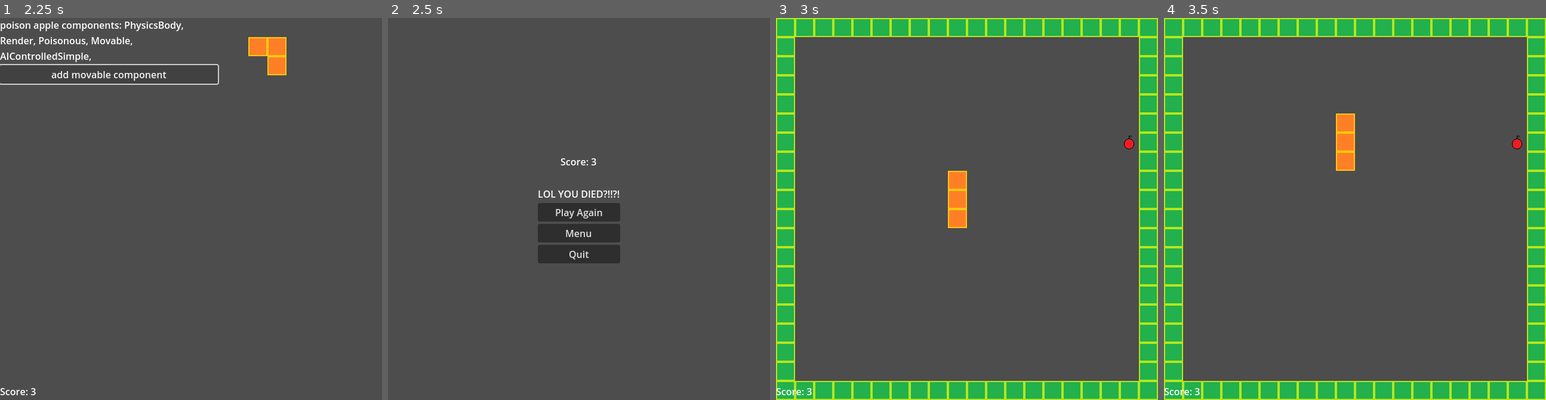
Above: before the commit, frames 1-4 (left to right).
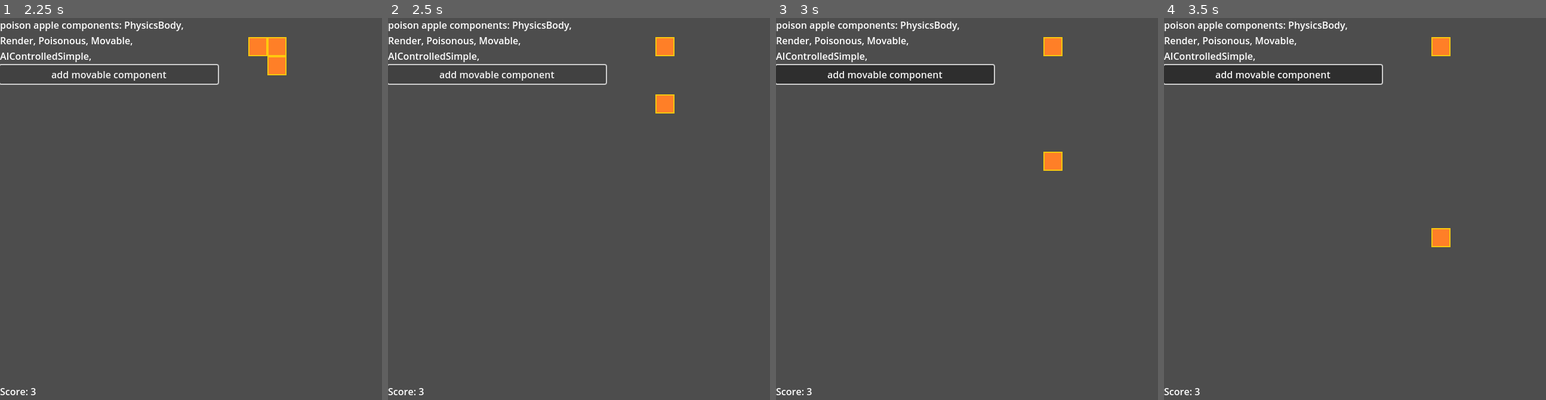
Above: after the commit, the same moments.

Repository: sethbabauta/snake-run
Game: Godot game, scene res://Scenes/demo.tscn
Same seed, same stepped clock (60 frames per second), same inputs: the game is played once before the commit and once after it. This scene is started directly instead of the project's main scene.
Inputs (mouse positions are in pixels of both pictures, inside the frame that each line leads up to):
- Up to frame 1 (2.25 s): click "add movable component" at 0.5 s; hold D (turn_right) 1.28-2.03 s; hold S (turn_down) from 2.03 s (still down)
- Up to frame 2 (2.5 s): keep holding S (turn_down)
- Up to frame 3 (3 s): release S (turn_down) at 2.75 s; click (967, 212) at 2.75 s, where only the run before the commit has a clickable "Play Again"
- Up to frame 4 (3.5 s): no input

Frame 1 is identical in both runs. In frame 2, 5.5% of the frame differs, in the area x 0-75%, y 0-99%; in frame 3, 24%, in the area x 0-100%, y 0-100%; in frame 4, 24%.

Commit message:
eat rework
poison still instakills

Diff:
--- a/Scripts/adventure.gd
+++ b/Scripts/adventure.gd
@@ -11,7 +11,7 @@
 	main_node._spawn_start_barriers()
 
 	await get_tree().create_timer(0.1).timeout
-	main_node.spawn_apple()
+	main_node.spawn_and_place_object("Apple")
 
 
 func end_game() -> void:
--- a/Scripts/classic.gd
+++ b/Scripts/classic.gd
@@ -11,7 +11,7 @@
 	main_node._spawn_start_barriers()
 
 	await get_tree().create_timer(0.1).timeout
-	main_node.spawn_apple()
+	main_node.spawn_and_place_object("Apple")
 
 
 func end_game() -> void:
--- a/Scripts/components.gd
+++ b/Scripts/components.gd
@@ -2,6 +2,8 @@
 
 
 class AIControlledSimple extends Component:
+
+
 	func fire_event(event: Event) -> Event:
 		if event.id == "MoveForward":
 			self._ponder_direction_change(event)
@@ -26,10 +28,26 @@
 		self.game_object.queue_after_effect(self.game_object, new_event, event)
 
 
+class DeathSpawner extends Component:
+	var name_of_object: String
+
+
+	func fire_event(event: Event) -> Event:
+		if event.id == "KillSelf":
+			self._spawn_object()
+
+		return event
+
+
+	func _spawn_object() -> void:
+		self.game_object.main_node.spawn_and_place_object(name_of_object)
+
+
 class Movable extends Component:
 	const VALID_DIRECTIONS: Array = ["N", "S", "E", "W"]
 	var speed: int = 0
 	var direction: String = "N"
+
 
 	func _init(name: String, game_object: GameObject = null) -> void:
 		super(name, game_object)
@@ -83,23 +101,20 @@
 
 class Nutritious extends Component:
 
+
 	func fire_event(event: Event) -> Event:
 		if event.id == "Eat":
-			self._eat_nutritious(event)
-
-		return event
-
-
-	func _eat_nutritious(event: Event) -> void:
-		ScoreKeeper.add_to_score(1)
+			self._feed_nutrition(event)
+
+		return event
+
+
+	func _feed_nutrition(event: Event) -> void:
 		var eater: GameEngine.GameObject = event.parameters.get("eater")
 		if eater:
 			var new_event:= Event.new("Grow", {"amount": 1})
 			eater.fire_event(new_event)
 
-		self.game_object.main_node.spawn_apple()
-		self.game_object.delete_self()
-
 
 class PhysicsBody extends Component:
 	var physics_body_scene: PackedScene = load(Settings.PHYSICS_OBJECT_PATH)
@@ -114,8 +129,12 @@
 	func fire_event(event: Event) -> Event:
 		if event.id == "MovedForward":
 			self._check_eat()
-		if event.id == "Grow":
-			self._grow()
+		if event.id == "Eat":
+			self._get_eaten(event)
+		if event.id == "KillSelf":
+			self._kill_self()
+		if event.id == "IngestPoison":
+			self._ingest_poison(event)
 
 		return event
 
@@ -135,12 +154,23 @@
 				area.game_object.fire_event(new_event)
 
 
-	func _grow() -> void:
-		self.game_object.main_node.spawn_player_body(self.game_object, Vector2.ZERO)
+	func _get_eaten(event: Event) -> void:
+		var kill_self_event:= Event.new("KillSelf")
+		self.game_object.queue_after_effect(self.game_object, kill_self_event, event)
+
+
+	func _ingest_poison(event: Event):
+		var kill_self_event:= Event.new("KillSelf")
+		self.game_object.queue_after_effect(self.game_object, kill_self_event, event)
+
+
+	func _kill_self() -> void:
+		self.game_object.delete_self()
 
 
 class PlayerControlled extends Component:
 	var last_direction_moved: String = "0"
+
 
 	func _init(name: String, game_object: GameObject = null) -> void:
 		super(name, game_object)
@@ -154,6 +184,12 @@
 			self._change_direction(event)
 		if event.id == "MovedForward":
 			self._save_direction(event)
+		if event.id == "Grow":
+			self._grow_score()
+		if event.id == "KillSelf":
+			self._queue_death(event)
+		if event.id == "Die":
+			self._end_game()
 
 		return event
 
@@ -179,11 +215,18 @@
 			event.parameters["direction"] = "0"
 
 
+	func _end_game() -> void:
+		self.game_object.main_node.gamemode_node.end_game()
+
+
+	func _grow_score() -> void:
+		ScoreKeeper.add_to_score(1)
+
+
 	func _is_opposite_direction(
 			current_direction: String,
 			new_direction: String,
 	) -> bool:
-
 		if current_direction == "N" and new_direction == "S":
 			return true
 		if current_direction == "S" and new_direction == "N":
@@ -195,17 +238,34 @@
 		return false
 
 
+	func _queue_death(event: Event) -> void:
+		var die_event:= Event.new("Die")
+		self.game_object.queue_after_effect(self.game_object, die_event, event)
+
+
 	func _save_direction(event: Event) -> void:
 		self.last_direction_moved = event.parameters.get("direction")
 
 
 class Poisonous extends Component:
+	var poison_level: int = 1000
+
 
 	func fire_event(event: Event) -> Event:
 		if event.id == "Eat":
-			self.game_object.main_node.gamemode_node.end_game()
-
-		return event
+			self._send_poison(event)
+
+		return event
+
+
+	func _send_poison(event: Event) -> void:
+		var eater: GameEngine.GameObject = event.parameters.get("eater")
+		if eater:
+			var new_event:= Event.new(
+					"IngestPoison",
+					{"poison_level": poison_level},
+			)
+			eater.fire_event(new_event)
 
 
 class Render extends Component:
@@ -213,6 +273,7 @@
 	var sprite_node: Sprite2D
 	var z_idx: int
 
+
 	func fire_event(event: Event) -> Event:
 		if event.id == "SetPosition":
 			self.game_object.physics_body.global_position = (
@@ -233,11 +294,16 @@
 	var prev_body: GameObject = null
 	var prev_location: Vector2
 
+
 	func fire_event(event: Event) -> Event:
 		if event.id == "FollowNextBody":
 			self._follow_next_body(event)
 		if event.id == "MoveForward":
 			self._move_forward(event)
+		if event.id == "Grow":
+			self._grow()
+		if event.id == "KillSelf":
+			self._disconnect_bodies()
 
 		return event
 
@@ -258,7 +324,17 @@
 			return self.game_object
 
 		var prev_snake_body: SnakeBody = self.prev_body.components.get("SnakeBody")
+
 		return prev_snake_body.get_tail_game_object()
+
+
+	func _disconnect_bodies() -> void:
+		if self.next_body:
+			var next_body_snakebody: SnakeBody = self.next_body.components.get("SnakeBody")
+			next_body_snakebody.prev_body = null
+		if self.prev_body:
+			var prev_body_snakebody: SnakeBody = self.prev_body.components.get("SnakeBody")
+			prev_body_snakebody.next_body = null
 
 
 	func _follow_next_body(event: Event) -> void:
@@ -275,6 +351,10 @@
 			)
 
 
+	func _grow() -> void:
+		self.game_object.main_node.spawn_snake_segment(self.game_object, Vector2.ZERO)
+
+
 	func _move_forward(event: Event) -> void:
 		self.prev_location = self.game_object.physics_body.global_position
 
--- a/Scripts/demo.gd
+++ b/Scripts/demo.gd
@@ -15,7 +15,7 @@
 
 	await get_tree().create_timer(0.1).timeout
 
-	self.poison_apple = main_node.spawn_poison_apple()
+	self.poison_apple = main_node.spawn_and_place_object("PoisonApple")
 	self.update_label()
 
 
@@ -24,13 +24,14 @@
 
 
 func update_label() -> void:
-	var display_components: String = "poison apple components: "
-	for component_name in self.poison_apple.components:
-		display_components += (component_name + ", ")
+	if str(self.poison_apple.physics_body) != "<Freed Object>":
+		var display_components: String = "poison apple components: "
+		for component_name in self.poison_apple.components:
+			display_components += (component_name + ", ")
 
-	demo_label.text = display_components
+		demo_label.text = display_components
 
-	self.player = main_node.get_closest_player_controlled(poison_apple)
+		self.player = main_node.get_closest_player_controlled(poison_apple)
 
 
 func _on_button_pressed():
--- a/Scripts/game_engine.gd
+++ b/Scripts/game_engine.gd
@@ -10,6 +10,7 @@
 	var game_object: GameObject
 	var priority: int = 100
 
+
 	func _init(name: String, game_object: GameObject = null) -> void:
 		self.name = name
 		self.game_object = game_object
@@ -43,6 +44,7 @@
 	var parameters: Dictionary
 	var unique_id: int
 
+
 	func _init(id: String = "NoID", parameters: Dictionary = {}) -> void:
 		self.id = id
 		self.parameters = parameters
@@ -53,6 +55,7 @@
 class EventJob:
 	var target: GameObject
 	var event: Event
+
 
 	func _init(target: GameObject, event: Event) -> void:
 		self.target = target
@@ -118,6 +121,7 @@
 
 	# return event so that it's clear that event is changing in place
 	func fire_event(event: Event) -> Event:
+		#print(self.name, " received event: ", event.id, ".", event.unique_id)
 		# higher priority number first
 		for component in self.component_priority:
 			event = self.components[component.name].fire_event(event)
--- a/Scripts/main.gd
+++ b/Scripts/main.gd
@@ -37,59 +37,46 @@
 	self.game_object_factory.notify_subscribers(new_event, "movable")
 
 
-func spawn_apple() -> void:
-	var apple:= self.game_object_factory.create_object("Apple", self)
+func spawn_and_place_object(
+		object_name: String,
+		position: Vector2 = self.get_random_valid_world_position(),
+) -> GameEngine.GameObject:
+	var new_object:= self.game_object_factory.create_object(object_name, self)
 	var set_position_event:= GameEngine.Event.new(
 		"SetPosition",
-		{"position": self.get_random_valid_world_position()}
+		{"position": position}
 	)
-	apple.fire_event(set_position_event)
+	new_object.fire_event(set_position_event)
+
+	return new_object
 
 
-func spawn_poison_apple() -> GameEngine.GameObject:
-	var poison_apple:= self.game_object_factory.create_object("PoisonApple", self)
-	var set_position_event:= GameEngine.Event.new(
-		"SetPosition",
-		{"position": self.get_random_valid_world_position()}
-	)
-	poison_apple.fire_event(set_position_event)
-
-	return poison_apple
-
-
-func spawn_player_body(
-		player_game_object: GameEngine.GameObject,
+func spawn_snake_segment(
+		head_game_object: GameEngine.GameObject,
 		spawn_direction: Vector2 = Vector2.DOWN,
 ) -> void:
 
-	var player_snake_body: Components.SnakeBody = (
-			player_game_object.components.get("SnakeBody")
+	var head_snake_body: Components.SnakeBody = (
+			head_game_object.components.get("SnakeBody")
 	)
-	var new_snake_body_obj:= self.game_object_factory.create_object("SnakeBody", self)
-	var tail: GameEngine.GameObject = player_snake_body.get_tail_game_object()
+	var tail: GameEngine.GameObject = head_snake_body.get_tail_game_object()
+
+	var spawn_position: Vector2 = (
+			tail.physics_body.global_position
+			+ (spawn_direction * Settings.BASE_MOVE_SPEED)
+	)
+	var new_snake_body_obj: GameEngine.GameObject = (
+			self.spawn_and_place_object("SnakeBody", spawn_position)
+	)
 
 	Components.SnakeBody.connect_bodies(tail, new_snake_body_obj)
 
-	var set_position_event:= GameEngine.Event.new(
-			"SetPosition",
-			{"position": (
-					tail.physics_body.global_position
-					+ (spawn_direction * Settings.BASE_MOVE_SPEED)
-			)},
-	)
-	new_snake_body_obj.fire_event(set_position_event)
-
 
 func spawn_player_snake(start_position: Vector2, snake_length: int) -> void:
-	var snake_head:= self.game_object_factory.create_object("PlayerSnakeHead", self)
-	var set_position_event:= GameEngine.Event.new(
-		"SetPosition",
-		{"position": start_position}
-	)
-	snake_head.fire_event(set_position_event)
+	var snake_head:= self.spawn_and_place_object("PlayerSnakeHead", start_position)
 
 	for snake_body_idx in range(snake_length-1):
-		self.spawn_player_body(snake_head)
+		self.spawn_snake_segment(snake_head)
 
 
 func get_closest_player_controlled(
Not shown, changed: Blueprints.txt
